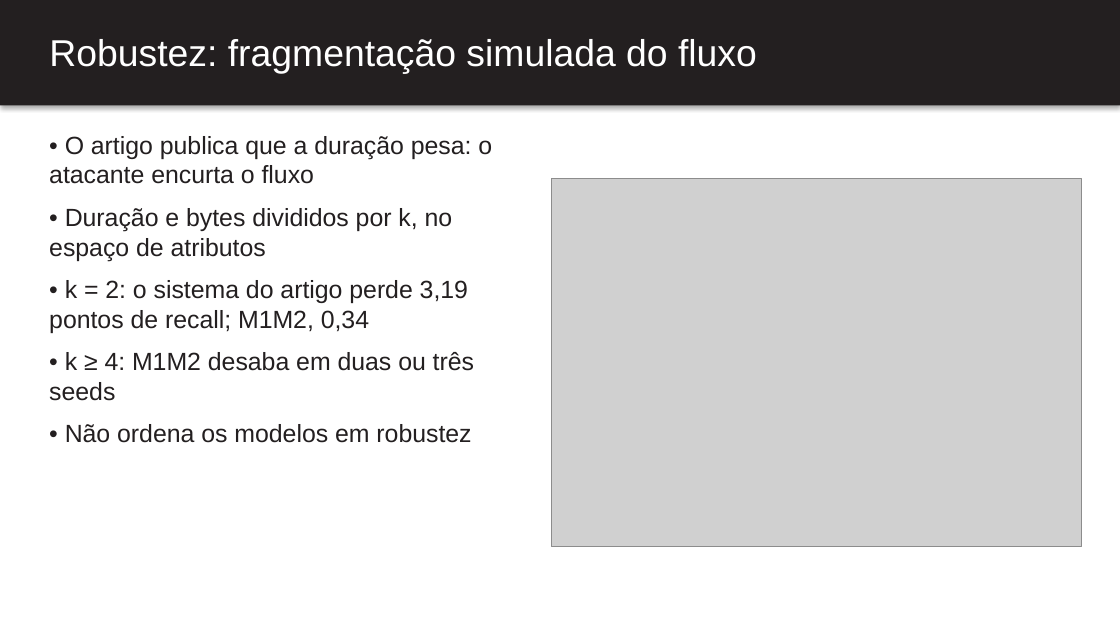
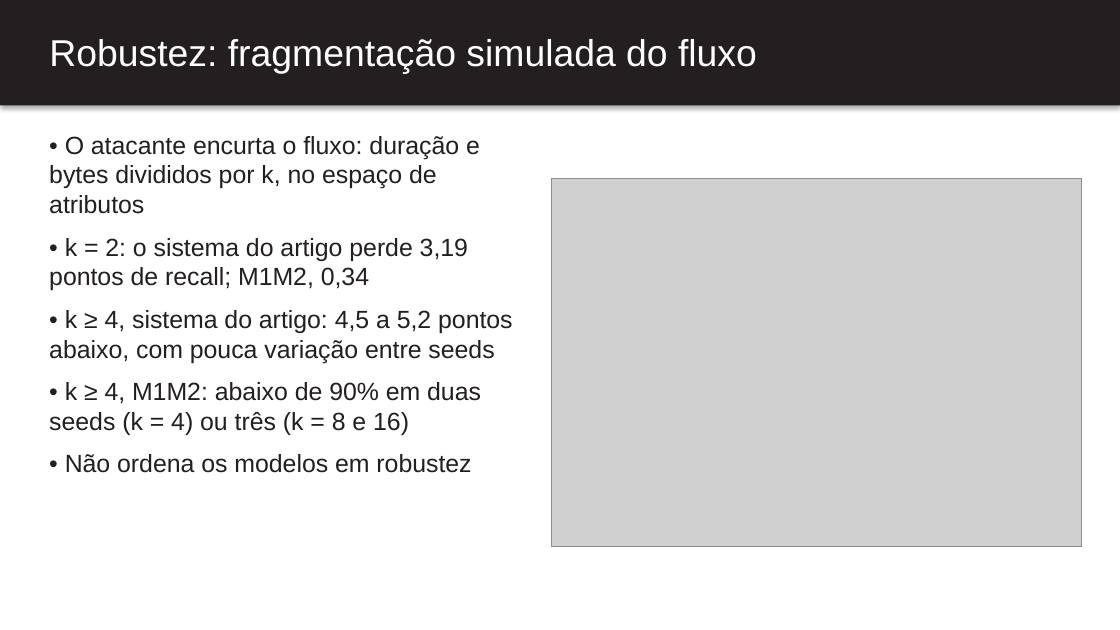
Before and after one commit to BrenoRev/Tecnicas_Ataque_Deteccao_Intrusao, a slide deck: slide 12 of project/report/apresentacao.pptx. Drawn at 1120x630 pixels with LibreOffice and Linux fonts; fonts in the diff are those of the drawing; grey boxes stand for pictures. Boxes give left, top, right and bottom in pixels: in the first picture for what was removed or moved away, otherwise in the second. Text is boxed around its words. In the diff, an @@ line names an element or a change of style, - is before the commit and + after.

```diff
--- a/project/report/apresentacao.pptx
+++ b/project/report/apresentacao.pptx
@@ text at (x1=49, y1=136, x2=480, y2=214): text changed @@
-• O artigo publica que a duração pesa: o atacante encurta o fluxo
-• Duração e bytes divididos por k, no espaço de atributos
+• O atacante encurta o fluxo: duração e bytes divididos por k, no espaço de atributos
@@ text at (x1=49, y1=310, x2=513, y2=435): text changed @@
-• k ≥ 4: M1M2 desaba em duas ou três seeds
+• k ≥ 4, sistema do artigo: 4,5 a 5,2 pontos abaixo, com pouca variação entre seeds
+• k ≥ 4, M1M2: abaixo de 90% em duas seeds (k = 4) ou três (k = 8 e 16)
```
Also in this commit, not shown: 10 other slides changed, 1 other file.
